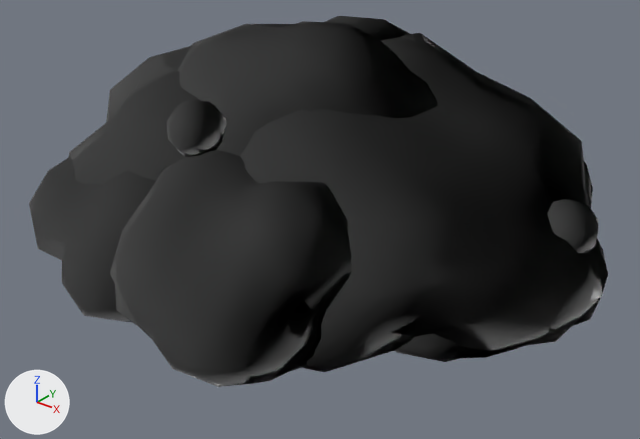
The FBX model unreal/Art/Export/Foliage/SM_Foliage_Plains_BerryBush_B.fbx: old version first, new version second.
One viewpoint serves both versions: a camera (50 mm lens) standing at (1.091, -1.38, 1.15) and looking at (0.027, -0.05, 0.325). The axes (+X, +Y, +Z) are drawn at lower left. The lights are the same throughout. The picture after the commit comes second.

In view in the first picture: 'SM_Foliage_Plains_BerryBush_B'.
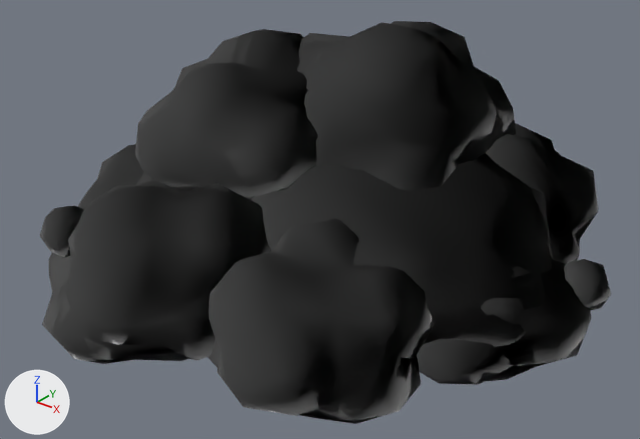
Boxes (x1, y1, x2, y2) around the edits, measured in the pictures (640 x 439 px):
'SM_Foliage_Plains_BerryBush_B', reshaped (9% taller): before (29, 16, 608, 387); after (40, 21, 611, 424)
part 1 of me_sm_foliage_plains_berrybush_b, added: after (564, 259, 611, 311)
part 2 of me_sm_foliage_plains_berrybush_b, added: after (40, 205, 84, 257)
part 3 of me_sm_foliage_plains_berrybush_b, rebuilt (not visible before): after (486, 123, 599, 264)
part 4 of me_sm_foliage_plains_berrybush_b, rebuilt (not visible afterwards): before (584, 162, 593, 208)
part 5 of me_sm_foliage_plains_berrybush_b, rebuilt (not visible afterwards): before (29, 130, 156, 322)
part 6 of me_sm_foliage_plains_berrybush_b, rebuilt (not visible before): after (249, 153, 553, 347)
part 7 of me_sm_foliage_plains_berrybush_b, rebuilt (not visible afterwards): before (240, 33, 603, 372)
part 8 of me_sm_foliage_plains_berrybush_b, rebuilt (22% shorter): before (110, 150, 352, 387); after (42, 180, 271, 364)
part 9 of me_sm_foliage_plains_berrybush_b, rebuilt (mostly hidden afterwards): before (68, 24, 292, 185); after (137, 172, 152, 185)
part 10 of me_sm_foliage_plains_berrybush_b, rebuilt (mostly hidden before): before (395, 239, 608, 362); after (417, 259, 592, 385)
part 11 of me_sm_foliage_plains_berrybush_b, rebuilt (not visible before): after (135, 29, 318, 199)
part 12 of me_sm_foliage_plains_berrybush_b, rebuilt (16% narrower, 21% taller): before (178, 16, 438, 156); after (297, 21, 516, 191)
part 13 of me_sm_foliage_plains_berrybush_b, deleted (mostly hidden): before (167, 100, 598, 254)
part 14 of me_sm_foliage_plains_berrybush_b, reshaped: after (208, 218, 436, 424)

The change, as a list of edits to the scene's bpy script:
```text
Change me_sm_foliage_plains_berrybush_b:
    remove me_sm_foliage_plains_berrybush_b.from_pydata(...)  # 2356 vertices, 3458 faces; spans x -0.605..0.632, y -0.59..0.597, z 0.1..0.75
    add me_sm_foliage_plains_berrybush_b.from_pydata(...)  # 3027 vertices, 4986 faces; spans x -0.565..0.62, y -0.613..0.59, z 0.072..0.739
    me_sm_foliage_plains_berrybush_b part 1: a new loose piece, a UV sphere (6 segments, 4 rings, poles along z) spanning x 0.512..0.62, y 0.032..0.125, z 0.249..0.353, in mat_m_af_outline (white #e7e7e7)
    me_sm_foliage_plains_berrybush_b part 2: a new loose piece, a UV sphere (6 segments, 4 rings, poles along z) spanning x -0.281..-0.173, y -0.544..-0.451, z 0.341..0.445, in mat_m_af_outline (white #e7e7e7)
    me_sm_foliage_plains_berrybush_b part 3: the loose piece of 118 vertices spanning x -0.134..0.444, y 0.084..0.585, z 0.122..0.519 is rebuilt with 89 vertices and now spans x 0.03..0.494, y 0.104..0.503, z 0.176..0.503, in mat_m_af_outline (white #e7e7e7)
    me_sm_foliage_plains_berrybush_b part 4: the loose piece of 118 vertices spanning x -0.143..0.467, y 0.076..0.597, z 0.11..0.53 is rebuilt with 172 vertices and now spans x 0.046..0.475, y 0.117..0.483, z 0.193..0.486, in mat_mi_af_toon_foliage_plains (white #e7e7e7)
    me_sm_foliage_plains_berrybush_b part 5: the loose piece of 110 vertices spanning x -0.564..0.049, y -0.497..0.061, z 0.1..0.503 is rebuilt with 108 vertices and now spans x -0.515..0.12, y -0.354..0.352, z 0.124..0.513, in mat_mi_af_toon_foliage_plains (white #e7e7e7)
    me_sm_foliage_plains_berrybush_b part 6: the loose piece of 104 vertices spanning x -0.091..0.619, y -0.435..0.406, z 0.146..0.681 is rebuilt with 70 vertices and now spans x -0.105..0.558, y -0.347..0.347, z 0.108..0.536, in mat_m_af_outline (white #e7e7e7)
    me_sm_foliage_plains_berrybush_b part 7: the loose piece of 104 vertices spanning x -0.1..0.632, y -0.446..0.416, z 0.133..0.693 is rebuilt with 105 vertices and now spans x -0.092..0.545, y -0.338..0.33, z 0.124..0.512, in mat_mi_af_toon_foliage_plains (white #e7e7e7)
    me_sm_foliage_plains_berrybush_b part 8: the loose piece of 100 vertices spanning x -0.166..0.35, y -0.59..-0.156, z 0.172..0.566 is rebuilt with 97 vertices and now spans x -0.337..0.143, y -0.613..-0.164, z 0.14..0.479
    me_sm_foliage_plains_berrybush_b part 9: the loose piece of 100 vertices spanning x -0.596..0.154, y -0.449..0.455, z 0.133..0.677 is rebuilt with 78 vertices and now spans x -0.526..0.222, y -0.361..0.365, z 0.108..0.527
    me_sm_foliage_plains_berrybush_b part 10: the loose piece of 79 vertices spanning x 0.177..0.617, y -0.265..0.297, z 0.134..0.453 is rebuilt with 75 vertices and now spans x 0.17..0.605, y -0.217..0.237, z 0.082..0.382
    me_sm_foliage_plains_berrybush_b part 11: the loose piece of 67 vertices spanning x -0.284..0.274, y -0.323..0.26, z 0.5..0.738 is rebuilt with 83 vertices and now spans x -0.351..0.115, y -0.321..0.195, z 0.377..0.704, in mat_m_af_outline (white #e7e7e7)
    me_sm_foliage_plains_berrybush_b part 12: the loose piece of 67 vertices spanning x -0.296..0.285, y -0.335..0.272, z 0.501..0.75 is rebuilt with 96 vertices and now spans x -0.196..0.32, y -0.174..0.364, z 0.361..0.739
    me_sm_foliage_plains_berrybush_b part 13: 29 loose pieces with 804 vertices, spanning x -0.553..0.607, y -0.529..0.581, z 0.235..0.711, are deleted
    me_sm_foliage_plains_berrybush_b part 14: 100 vertices removed from x -0.584..0.148, y -0.438..0.443, z 0.146..0.665; 1199 vertices added at x -0.538..0.446, y -0.539..0.59, z 0.072..0.714
    other edits to the shape of me_sm_foliage_plains_berrybush_b do not show in these pictures
```
